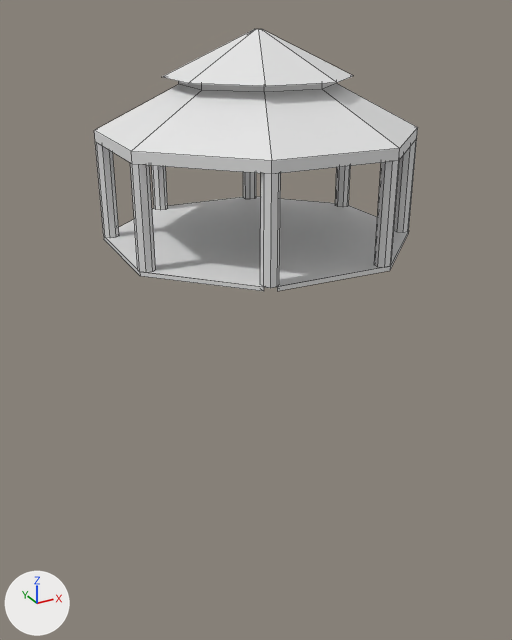
A saved change to the Blender file Assets/NewfarrmGazebo.blend.
Both versions are drawn from a 50 mm lens placed at (-18.85, -10.58, 8.29), pointed at (-8.13, 8.92, -1.46). Every picture has the same lights, and +X, +Y and +Z are marked at lower left. Mesh edges are drawn as thin lines.

The scene before the commit, as lines of its bpy script (objects in view):
```python
me_cylinder = bpy.data.meshes.new('Cylinder')
me_cylinder.from_pydata(...)  # 198 vertices, 131 faces, 1 loose edge; spans x -5.0..5.0, y -5.0..5.0, z -0.12..6.17
# before: 184 (-3.36, -3.11, -0.12), 185 (-3.18, -3.18, -0.12), 186 (-3.11, -3.36, -0.12) at pixel (275, 286), 187 (-3.18, -3.54, -0.12), 188 (-3.36, -3.61, -0.12) at pixel (277, 291)
# before: 189 (-3.61, -3.36, -0.12) at pixel (263, 291), 190 (-3.54, -3.18, -0.12), 191 (0.0, 5.0, -0.12), 192 (3.54, 3.54, -0.12), 193 (5.0, 0.0, -0.12)
# before: 194 (3.54, -3.54, -0.12) at pixel (408, 233), 195 (0.0, -5.0, -0.12) at pixel (389, 270), 196 (-5.0, 0.0, -0.12) at pixel (140, 276), 197 (-3.54, 3.54, -0.12) at pixel (103, 239)
ob_gazebo = bpy.data.objects.new('Gazebo', me_cylinder)
ob_gazebo.location = (-7.98, 9.05, 1.57)
ob_gazebo.rotation_euler = (0.0, 0.0, 0.346)  # degrees (0, 0, 20)
```
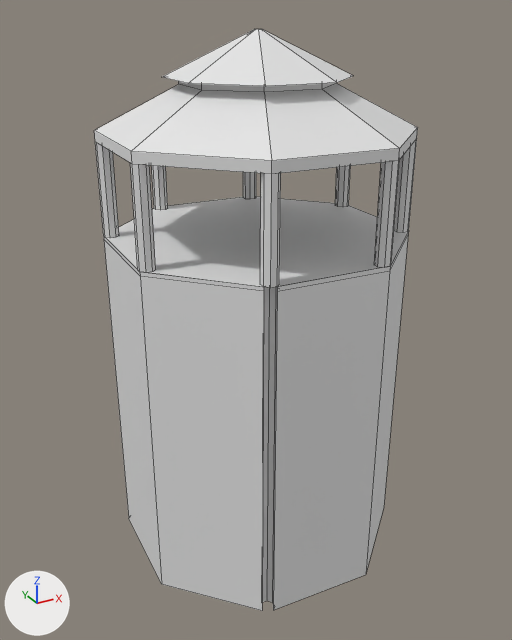
Commit message: gazebo floor

The edits, one by one:
me_cylinder has 198 vertices, 131 faces, 1 loose edge and spans x -5.0..5.0, y -5.0..5.0, z -0.12..6.17.
me_cylinder is used by ob_gazebo; location (-7.98, 9.05, 1.57); rotation (0.0, 0.0, 0.346), in degrees (0, 0, 20).
Verts and faces of me_cylinder; kept vertices keep their numbers, new ones are numbered from 198.
Part 1, on me_cylinder:
Faces deleted: (184, 190, 189, 196, 197, 191, 192, 193, 194, 195, 188, 187, 186, 185).
New vertices 198 to 211 stand at vertices 184 to 197, in that order, plus (0.0, 0.0, -11.24).
New faces: (189, 196, 210, 203), (198, 204, 203, 210, 211, 205, 206, 207, 208, 209, 202, 201, 200, 199), (191, 192, 206, 205), (192, 193, 207, 206), (184, 198, 199, 185), (193, 194, 208, 207).
New faces: (185, 199, 200, 186), (194, 195, 209, 208), (186, 200, 201, 187), (196, 197, 211, 210), (187, 201, 202, 188), (191, 205, 211, 197).
New faces: (189, 203, 204, 190), (188, 202, 209, 195), (184, 190, 204, 198).

What differs and where, as boxes (x1, y1, x2, y2) in the pictures (512 x 640 px):
'Gazebo', reshaped (122% taller): before (94, 29, 418, 291); after (94, 29, 418, 611)
part 1 of me_cylinder, built on: after (104, 235, 408, 611)
